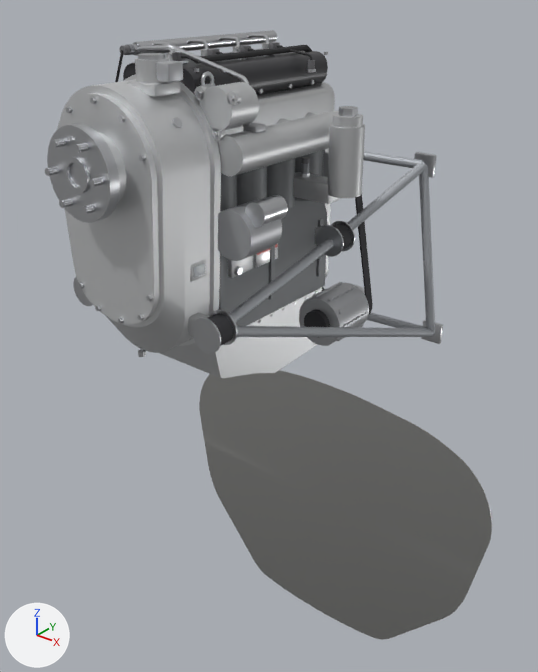
The glTF model models/da40/da40-engine.glb: old version first, new version second.
Before and after are seen from a 50 mm lens placed at (1.011, -2.724, 1.622), pointed at (-0.003, -1.457, 0.836). Arrows for +X, +Y and +Z are at lower left; the lights stay in place. The picture after the commit comes second. Where no turn or scale is listed for an object, it has been applied to the vertices.

The first picture shows 'AE300 cylinder block', 'AE300 cylinder head cover', 'AE300 intake manifold', 'AE300 oil sump', 'AE300 propeller speed reduction gearbox', 'Alternator', 'Engine mounting frame', 'Engine oil filter housing', 'Engine vibration isolators', 'Firewall', 'High-pressure fuel pump', 'Starter motor' and 16 more.
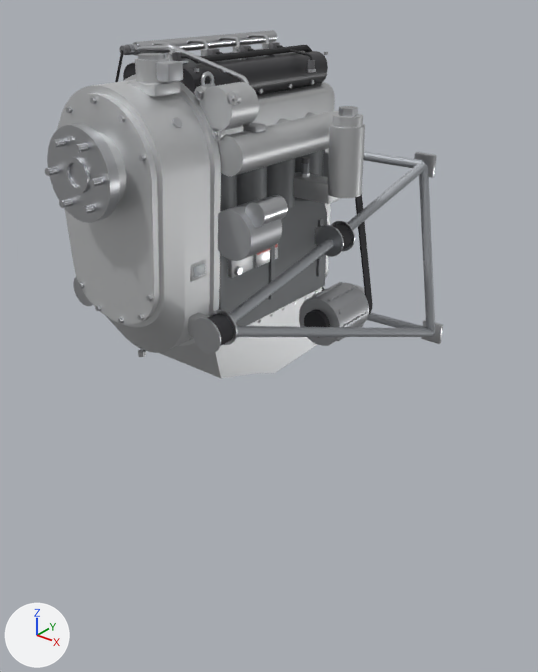
Location of each change, [x1, y1, x2, y2] in pixels of the pictures (538 x 672 px):
'Firewall', deleted: before [199, 370, 492, 639]

Diff of the bpy script that builds the scene:
```diff
--- a/models/da40/da40-engine.glb.py
+++ b/models/da40/da40-engine.glb.py
@@ ob_firewall @@
-ob_firewall = bpy.data.objects.new('Firewall', me_firewall)
-ob_firewall.location = (0.0, -1.195, 0.162)
```
